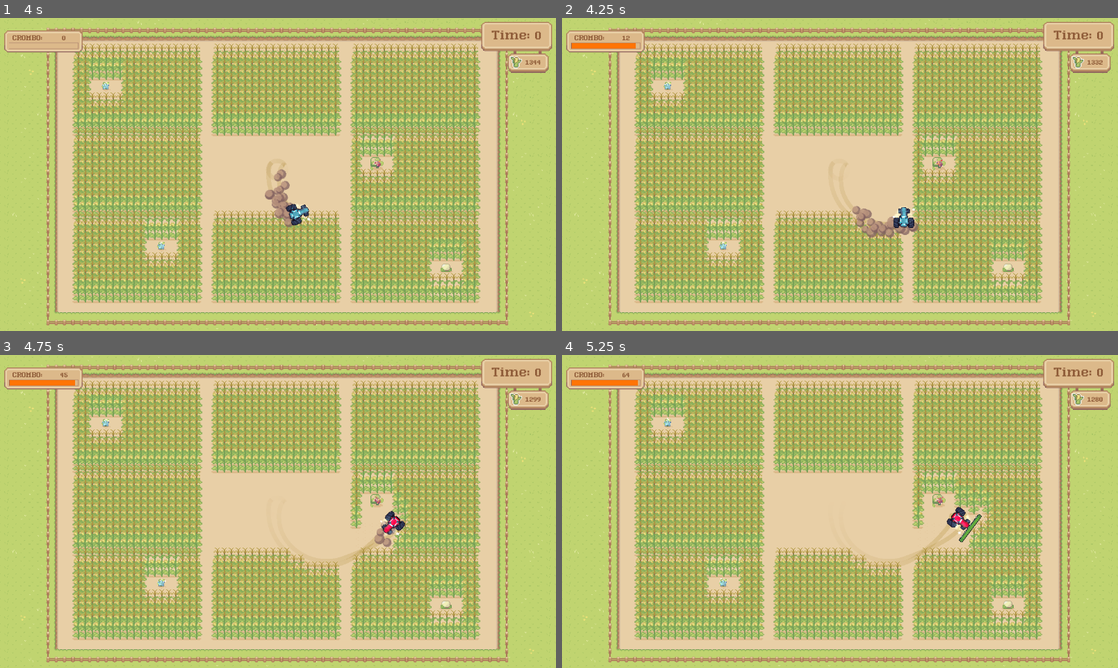
Above: before the commit, frames 1-4 (two rows, left to right).
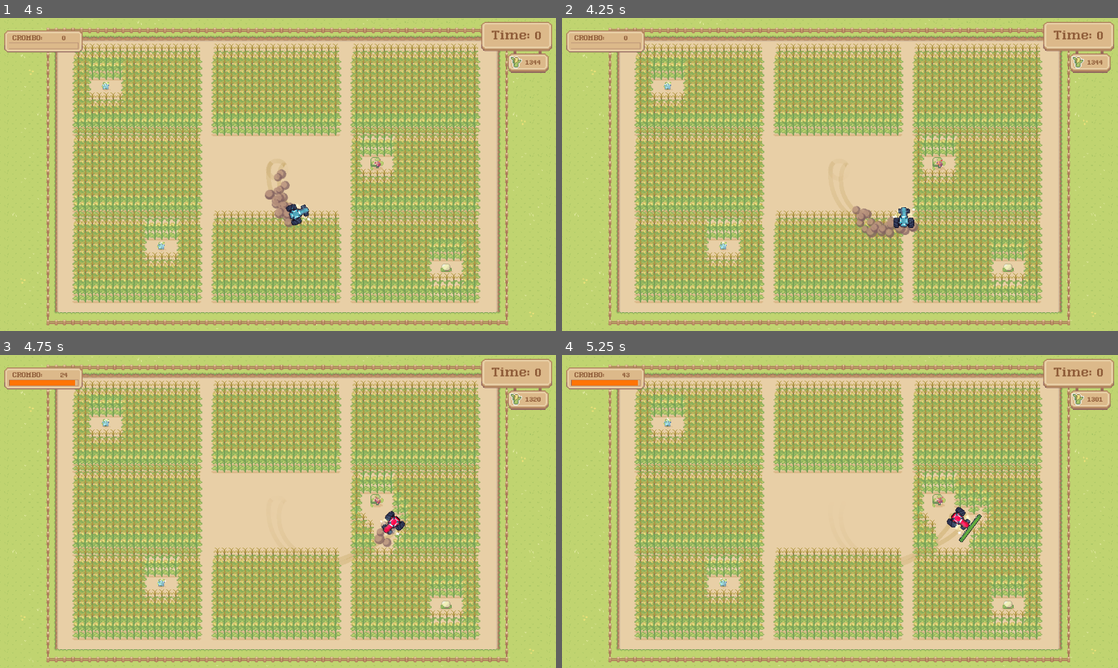
Above: after the commit, the same moments.

Repository: EmilBert/Harvest
Game: Godot game, scene res://World.tscn
Two runs of this game, one before a commit and one after it. Both use one fixed random seed, a clock stepped at 60 frames per second and the inputs below.
Inputs:
- Up to frame 1 (4 s): tap Enter at 0.5 s; hold D (steer_right) 0.53-1.28 s; hold I (Attachment1) 0.53-1.28 s; tap Space (ui_select) at 0.77, 1.52, 3.02, 3.77 s; hold A (steer_left) 1.28-2.03 s; tap O (Attachment2) at 1.35 s; hold P (Attachment3) 2.03-2.78 s; hold D (steer_right) 2.03-3.53 s; tap S (break) at 2.85 s; hold A (steer_left) from 3.53 s (still down); hold W (gas) from 3.53 s (still down)
- Up to frame 2 (4.25 s): keep holding A (steer_left); keep holding W (gas)
- Up to frame 3 (4.75 s): keep holding A (steer_left); release W (gas) at 4.28 s; tap I (Attachment1) at 4.35 s; tap Space (ui_select) at 4.52 s
- Up to frame 4 (5.25 s): keep holding A (steer_left); hold O (Attachment2) from 5.03 s (still down)

Frame 1 is identical in both runs. In frame 2, 0.4% of the frame differs, in the area x 1-98%, y 5-74%; in frame 3, 0.8%; in frame 4, 0.8%, in the area x 10-98%, y 5-74%.

Commit message:
ghost mode nerf :(

Diff:
--- a/Objects/Crop.gd
+++ b/Objects/Crop.gd
@@ -13,5 +13,7 @@
 	# TODO: Send signal to game master to decrease remaining crop count
 	# Destroy this object
 	if body.name == "Tractor":
+		if body.isGhost == true:
+			return
 		gameMaster.removeCrop()
 		queue_free()
